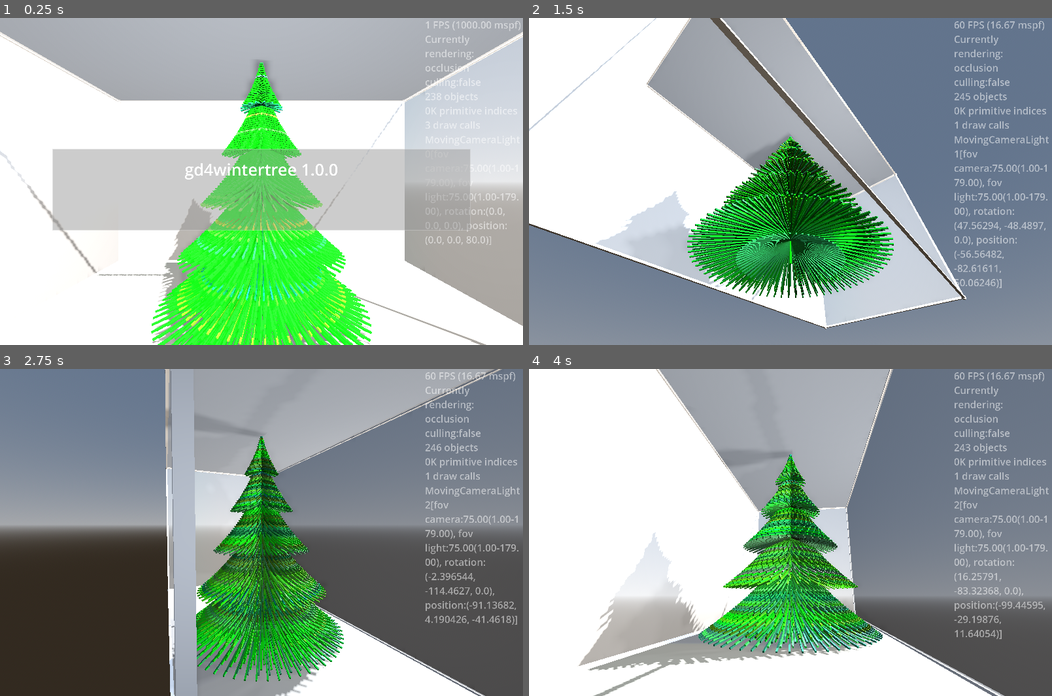
Above: before the commit, frames 1-4 (two rows, left to right).
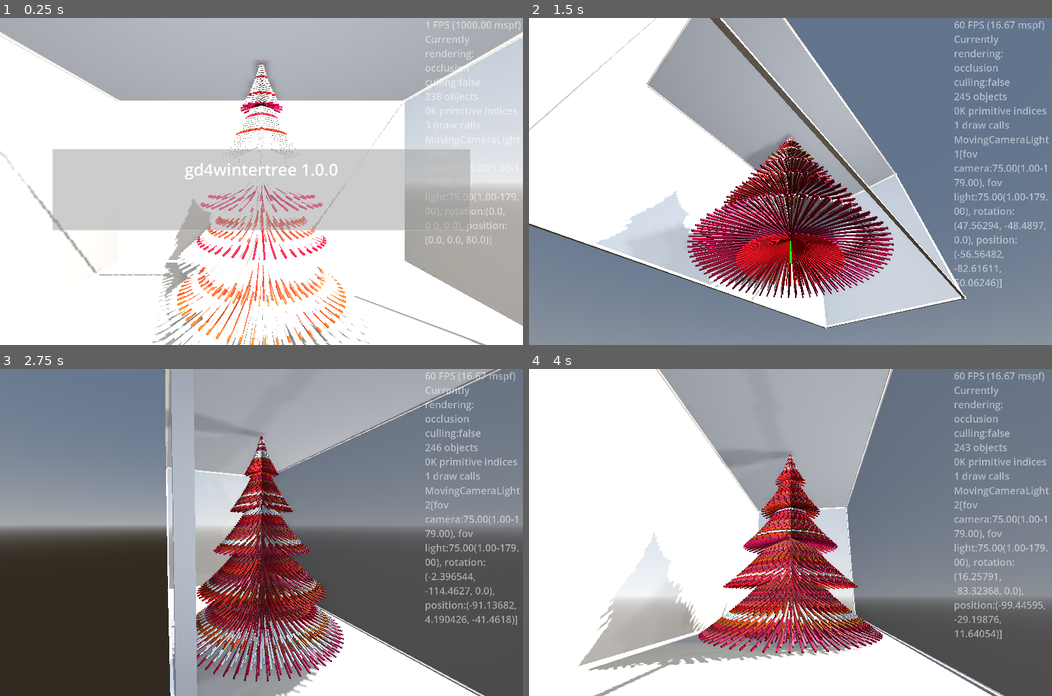
Above: after the commit, the same moments.

Repository: kasworld/gd4wintertree
Game: Godot game, scene res://main.tscn
The game is run twice, just before and just after one commit, with the same random seed, the same clock (stepped at 60 frames per second) and the same inputs.
Inputs (mouse positions are in pixels of both pictures, inside the frame that each line leads up to):
- Up to frame 1 (0.25 s): no input
- Up to frame 2 (1.5 s): tap Enter at 0.5 s; move the mouse to (905, 165) at 0.52 s; hold Right 0.53-1.28 s; tap Q at 0.6 s; click (905, 165) at 0.67 s; move the mouse to (685, 197) at 1.27 s; hold Down from 1.28 s (still down); tap E at 1.35 s
- Up to frame 3 (2.75 s): move the mouse to (313, 460) at 2.02 s; release Down at 2.03 s; hold Right from 2.03 s (still down); tap Enter at 2.1 s
- Up to frame 4 (4 s): move the mouse to (764, 597) at 2.77 s; release Right at 2.78 s; hold Up 2.78-3.53 s; tap Q at 2.85 s; click (764, 597) at 2.92 s; move the mouse to (947, 581) at 3.52 s; hold Left from 3.53 s (still down); tap E at 3.6 s

The runs differ from the first frame. In frame 1, 17% of the frame differs, in the area x 28-72%, y 13-100%; in frame 2, 11%; in frame 3, 10%; in frame 4, 8.8%.

Commit message:
split set_center_color

Diff:
--- a/line_tree/line_tree.gd
+++ b/line_tree/line_tree.gd
@@ -1,21 +1,17 @@
 extends Node3D
 class_name LineTree
 
-var instance_count_per_y :Array[int] = []
-
-func make_index_array() -> Array:
-	var rtn := []
-	var i := 0
-	for count in instance_count_per_y:
-		var index_array := []
-		for j in count:
-			index_array.append(i)
-			i += 1
-		rtn.append(index_array)
-	return rtn
 
 func get_lines() -> MultiMeshShape:
 	return $Lines
+
+func set_center_color(center_color :Color) -> LineTree:
+	$"중심기둥".mesh.material.albedo_color = center_color
+	return self
+
+func set_gradient_color( co1 :Color, co2 :Color) -> LineTree:
+	$Lines.set_gradient_color_all(co1,co2)
+	return self
 
 func init(h :float, w :float, y_count :int, line_width :float = 0.5, stage_count :int=5) -> LineTree:
 	$"중심기둥".mesh.top_radius = w/1000
@@ -32,11 +28,6 @@
 	$Lines.multi_line_by_pos(lines, line_width, Color.WHITE)
 	return self
 
-func set_color(center_color :Color, co1 :Color, co2 :Color) -> LineTree:
-	$"중심기둥".mesh.material.albedo_color = center_color
-	$Lines.set_gradient_color_all(co1,co2)
-	return self
-
 func make_lines(start_y :float, count :int, h :float, r :float) -> Array:
 	instance_count_per_y.append(count)
 	var rtn := []
@@ -48,3 +39,15 @@
 		var to := Vector3(cos(rad)*r, start_y  , sin(rad)*r)
 		rtn.append([Vector3(0,end_y,0), to])
 	return rtn
+
+var instance_count_per_y :Array[int] = []
+func make_index_array() -> Array:
+	var rtn := []
+	var i := 0
+	for count in instance_count_per_y:
+		var index_array := []
+		for j in count:
+			index_array.append(i)
+			i += 1
+		rtn.append(index_array)
+	return rtn
--- a/main.gd
+++ b/main.gd
@@ -48,7 +48,7 @@
 	$FixedCameraLight.make_current()
 	$GlassCabinet.init(WorldSize)
 	$LineTree.init(WorldSize.y, WorldSize.z/2, 100,
-		).set_color(Color.GREEN,Color.GREEN,Color.GREEN)
+		).set_center_color(Color.GREEN)
 	$LineTree.position.y = - WorldSize.y/2
 	line_tree_inst_index = $LineTree.make_index_array()
 
@@ -57,18 +57,42 @@
 func linetree_color_animate2() -> void:
 	var lines :MultiMeshShape = $LineTree.get_lines()
 	var a :Array = line_tree_inst_index.pick_random()
-	var co :Color = random_green()
+	var co :Color = random_rate_color([0]) #  random_green_rate(0.6)
 	for i in a:
 		lines.set_inst_color(i, co)
 
 func random_color() -> Color:
 	return NamedColorList.color_list.pick_random()[0]
 
-func random_green() -> Color:
-	return Color(randf_range(0,0.5),randf_range(0.5,1.0),randf_range(0,0.5))
+func random_green_rate(rate :float=0.6) -> Color:
+	return Color(randf_range(0,1-rate),randf_range(rate,1.0),randf_range(0,1-rate))
+func random_red_rate(rate :float=0.6) -> Color:
+	return Color(randf_range(rate,1.0),randf_range(0,1-rate),randf_range(0,1-rate))
+func random_blue_rate(rate :float=0.6) -> Color:
+	return Color(randf_range(0,1-rate),randf_range(0,1-rate),randf_range(rate,1.0))
 
-func random_green2() -> Color:
+func random_rate_color(high_index_list :Array, rate :float=0.6) -> Color:
+	var rtn := Color(0,0,0)
+	for i in high_index_list: # make high
+		rtn[i] = randf_range(rate,1.0)
+	for i in 3: # make low
+		if rtn[i] == 0.0:
+			rtn[i] = randf_range(0,1-rate)
+	return rtn
+
+func random_pure_color(index_list :Array) -> Color:
+	var rtn := Color(0,0,0)
+	var v := randf()
+	for i in index_list:
+		rtn[i] = v
+	return rtn
+
+func random_green_pure() -> Color:
 	return Color(0,randf(),0)
+func random_red_pure() -> Color:
+	return Color(randf(),0,0)
+func random_blue_pure() -> Color:
+	return Color(0,0,randf())
 
 
 func _process(_delta: float) -> void:
